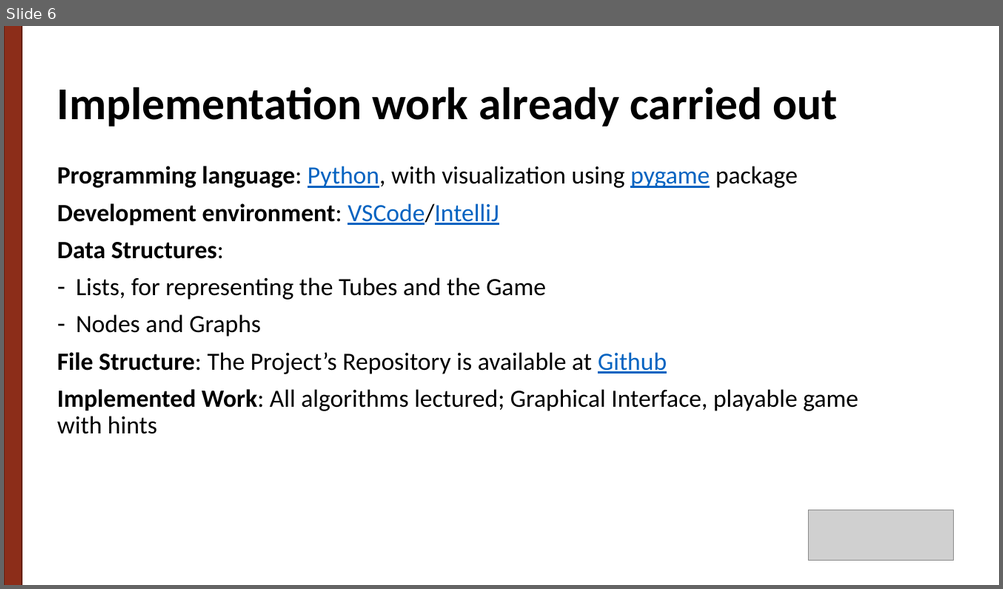
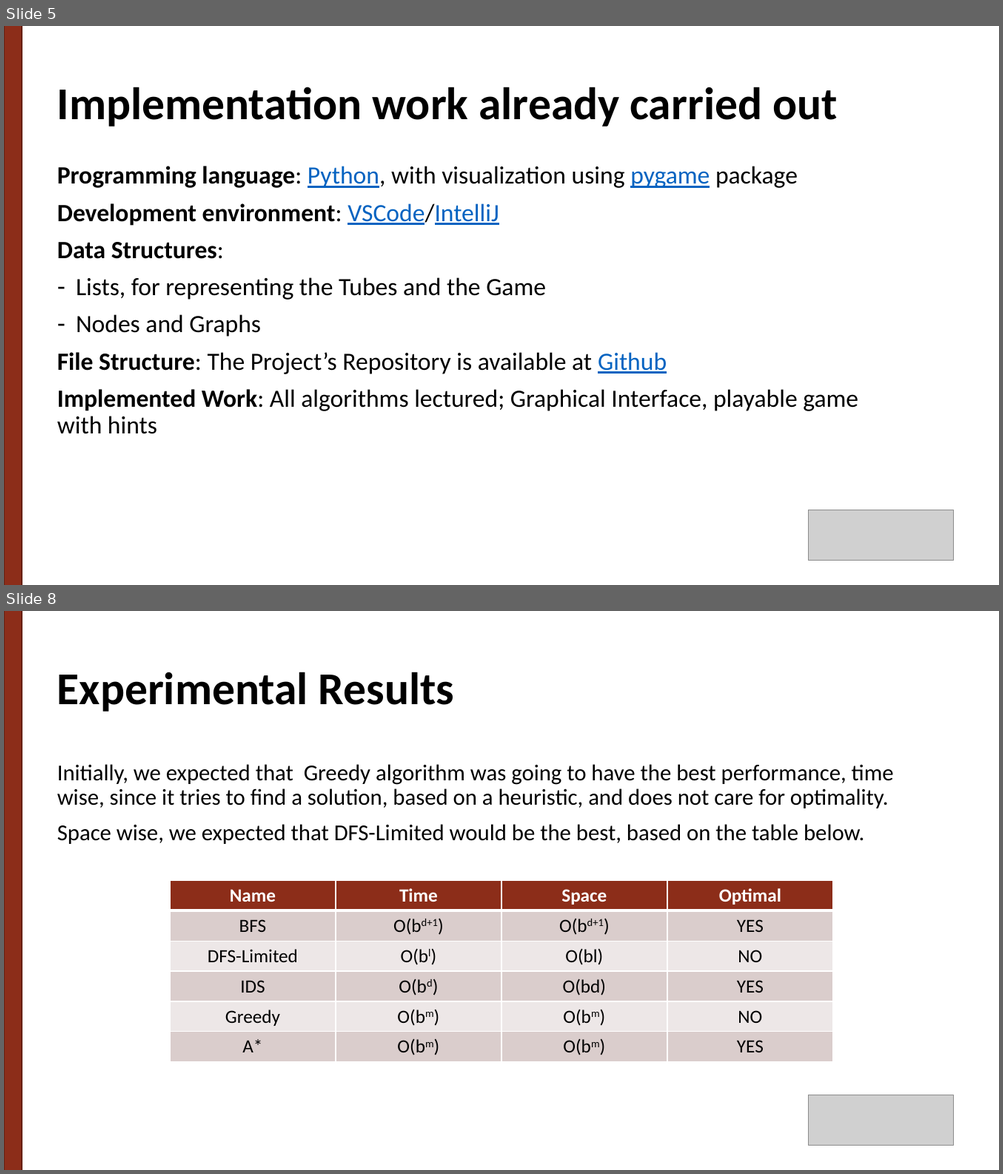
Before and after one commit to g-batalhao-a/IART, a slide deck: Project1/docs/Ball Sort Puzzle.pptx. Shown one above the other, each under a label of ours: slide 6 before the commit, slides 5 and 8 after it; the slides between them are not shown. The pictures are 1003x589 and 1003x1174 pixels, drawn with LibreOffice and Linux fonts; fonts in the diff are those of the drawing; grey boxes stand for pictures. Boxes give left, top, right and bottom in pixels: in the first picture for what was removed or moved away, otherwise in the second. Text is boxed around its words. In the diff, an @@ line names an element or a change of style, - is before the commit and + after.

Commit message:
Add new results and update ppt

```diff
--- a/Project1/docs/Ball Sort Puzzle.pptx
+++ b/Project1/docs/Ball Sort Puzzle.pptx
@@ slide 8 added at (4,611,999,1170), background #FFFFFF @@
@@ rectangle added at (4,611,22,1170), fill #8C2D19, outline #682112 1 pt @@
@@ title added at (57,672,454,712), 44 pt, text #000000, bold @@
+Experimental Results
@@ text added at (57,764,893,844), 22 pt, text #000000 @@
+Initially, we expected that Greedy algorithm was going to have the best performance, time wise, since it tries to find a solution, based on a heuristic, and does not care for optimality.
+Space wise, we expected that DFS-Limited would be the best, based on the table below.
@@ table added at (170,881,832,1062), 6 rows, 4 columns @@
+Name | Time | Space | Optimal
+BFS | O(bd+1) | O(bd+1) | YES
+DFS-Limited | O(bl) | O(bl) | NO
+IDS | O(bd) | O(bd) | YES
+Greedy | O(bm) | O(bm) | NO
+A* | O(bm) | O(bm) | YES
@@ picture added at (808,1095,953,1145) @@
@@ what was slide 6 is now slide 5 @@
```
Also in this commit, not shown: 1 slide changed, 4 other slides added, 2 other files.
